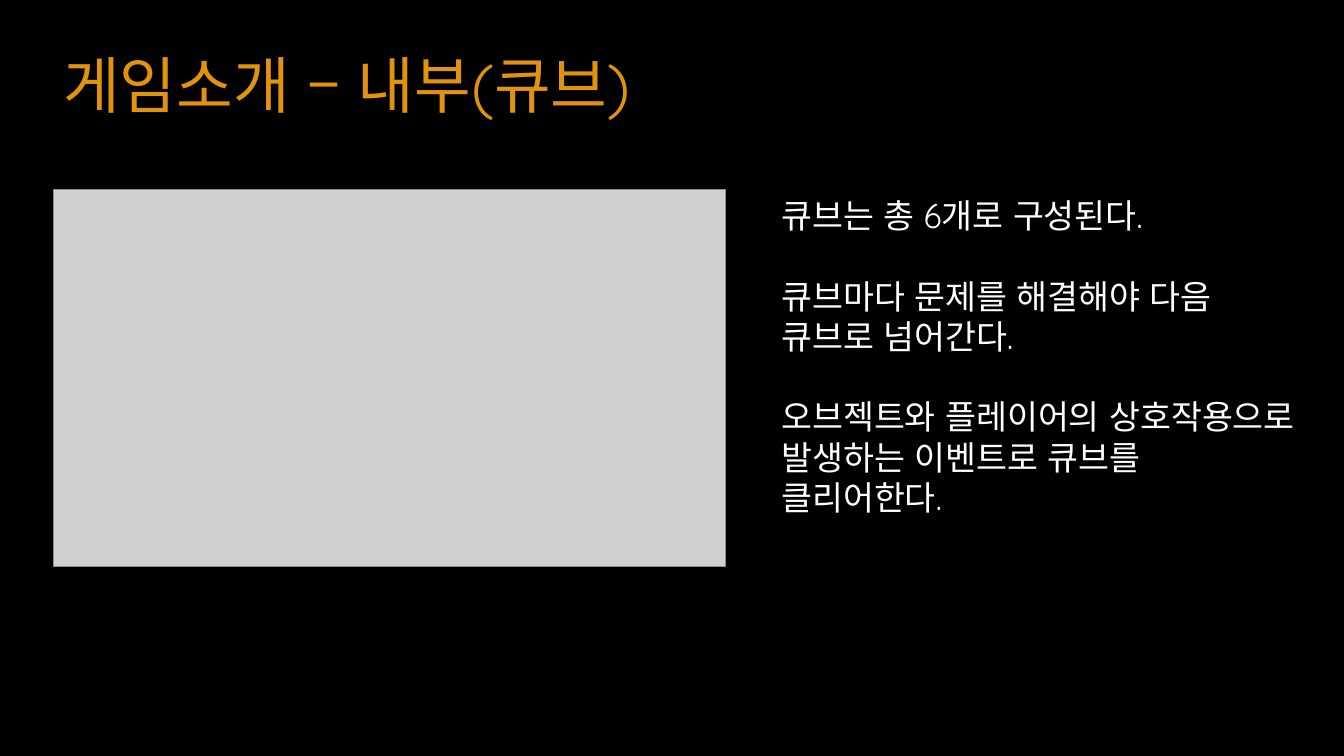
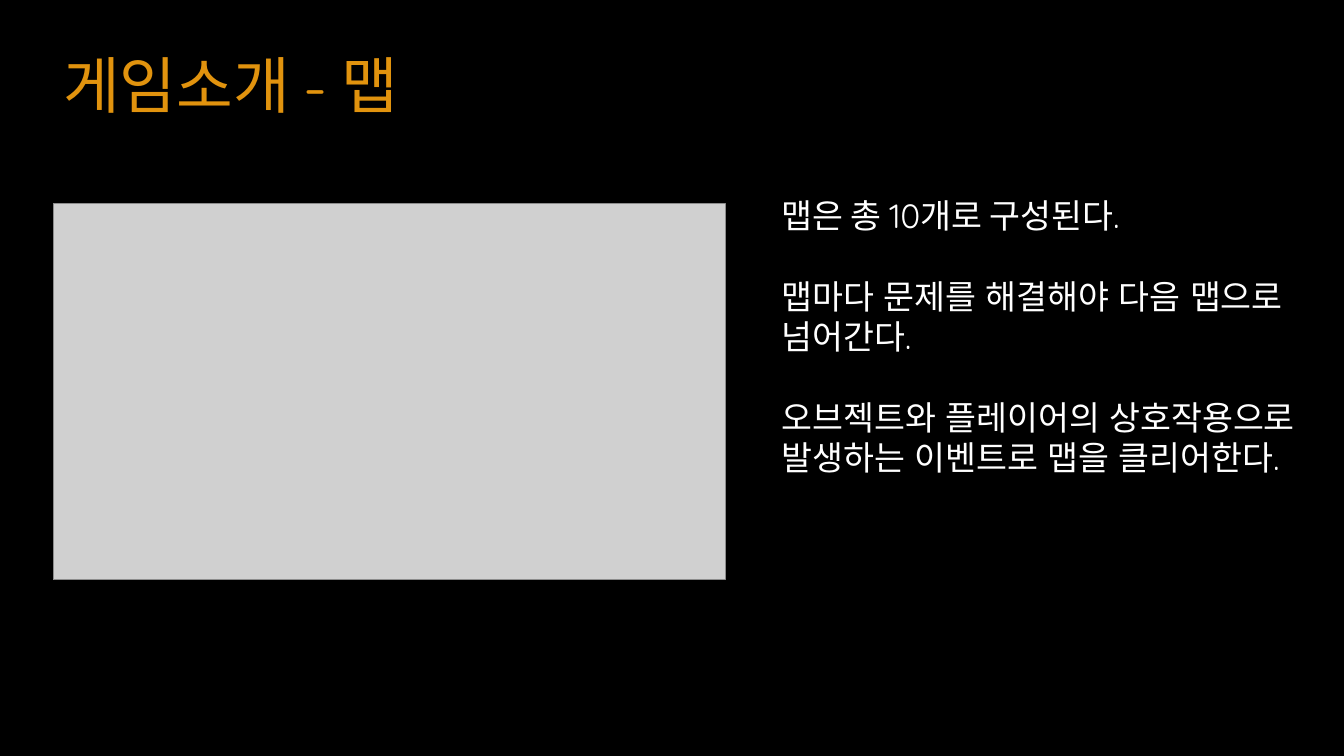
Before and after one commit to YKTeam/Room503, a slide deck: slide 8 of Document/Escape Cube(가제) ppt.pptx (slide 9 before the commit). Drawn at 1344x756 pixels with LibreOffice and Linux fonts; fonts in the diff are those of the drawing; grey boxes stand for pictures. Boxes give left, top, right and bottom in pixels: in the first picture for what was removed or moved away, otherwise in the second. Text is boxed around its words. In the diff, an @@ line names an element or a change of style, - is before the commit and + after.

```diff
--- a/Document/Escape Cube(가제) ppt.pptx
+++ b/Document/Escape Cube(가제) ppt.pptx
@@ text at box(63, 57, 399, 113): text changed; font Quicksand to Noto Sans CJK KR @@
-게임소개 – 내부(큐브)
+게임소개 - 맵
@@ picture: place and size @@
-picture at box(53, 190, 726, 566)
+picture at box(53, 204, 726, 580)
@@ text at box(781, 200, 1295, 473): text changed; font Quicksand to Noto Sans CJK KR @@
-큐브는 총 6개로 구성된다.
-큐브마다 문제를 해결해야 다음 큐브로 넘어간다.
-오브젝트와 플레이어의 상호작용으로 발생하는 이벤트로 큐브를 클리어한다.
+맵은 총 10개로 구성된다.
+맵마다 문제를 해결해야 다음 맵으로 넘어간다.
+오브젝트와 플레이어의 상호작용으로 발생하는 이벤트로 맵을 클리어한다.
```
Also in this commit, not shown: 9 other slides changed, 6 slides added, 3 slides removed.
